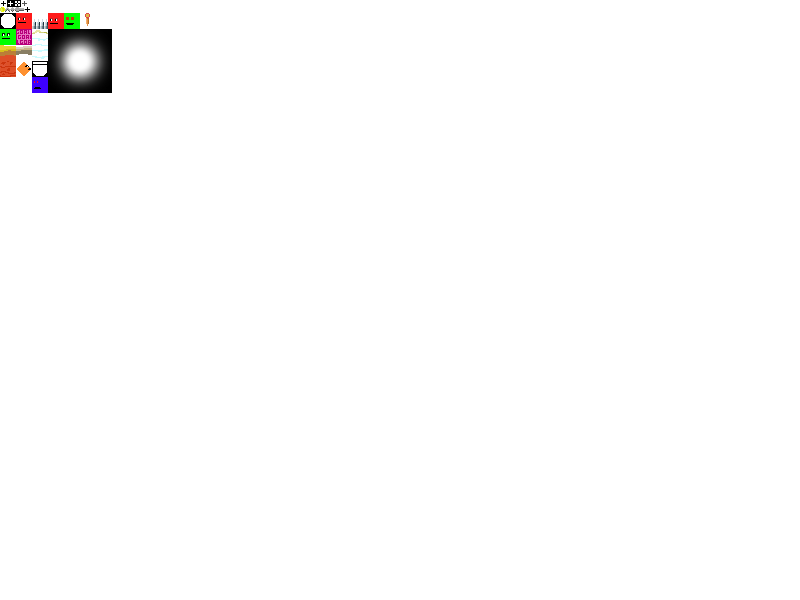
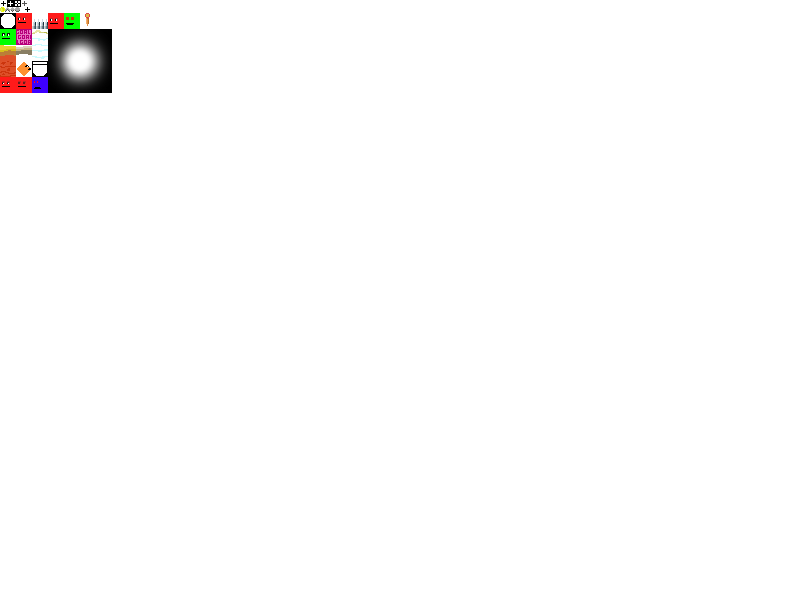
Revision of a layered 800 x 600 image; what changed, layer by layer:
added layer "PlayerFrame1" in group "Player" over [0, 77, 16, 93]
renamed "PlayerFrame1" to "PlayerFrame4", painted on it over [16, 77, 32, 93]
added group "Tiles" with 6 layers above "Enemy" over [0, 77, 32, 93]
